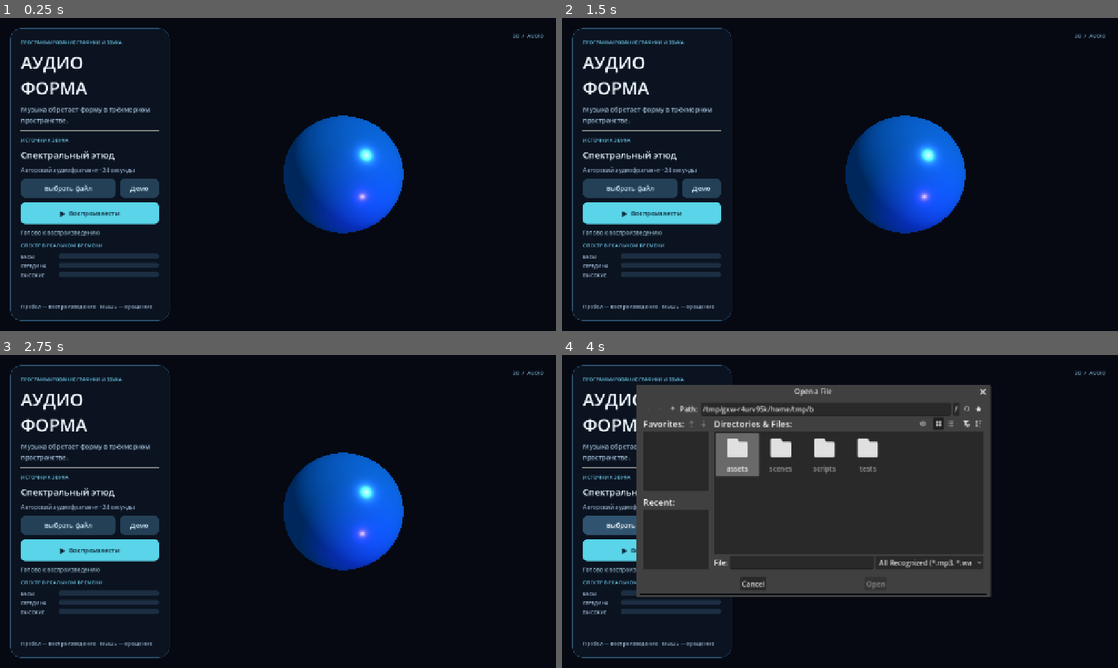
Above: before the commit, frames 1-4 (two rows, left to right).
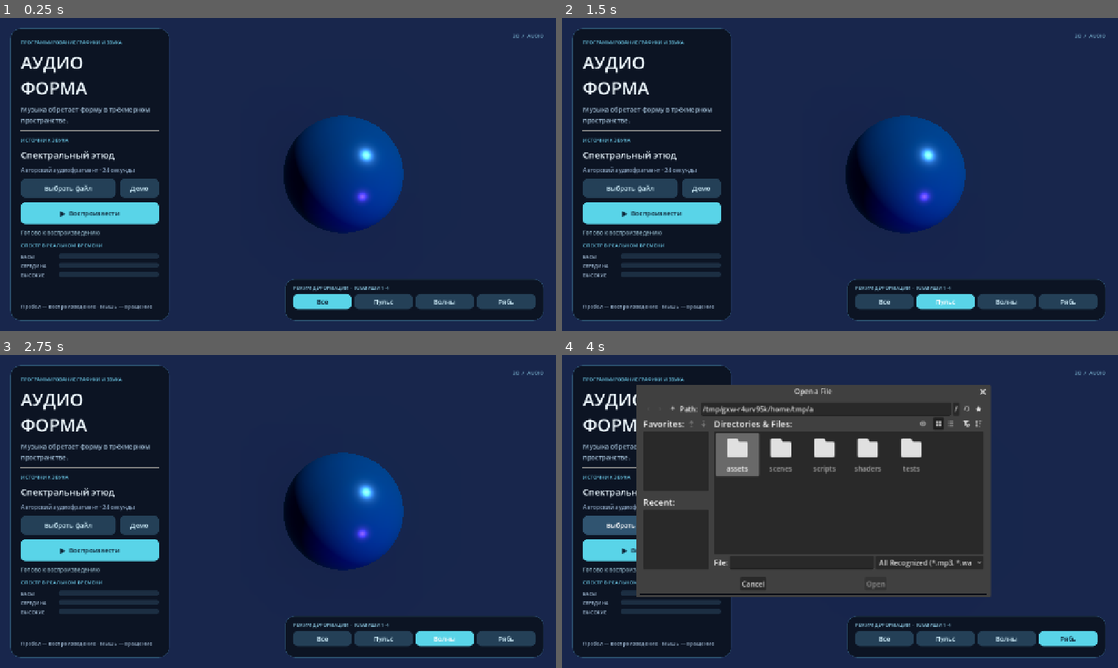
Above: after the commit, the same moments.

Repository: PavelLeon1/Audioforma
Game: Godot game, scene res://scenes/main.tscn
The game is run twice, just before and just after one commit, with the same random seed, the same clock (stepped at 60 frames per second) and the same inputs. Sound files missing from this copy of the repository are replaced by a short silence.
Inputs (mouse positions are in pixels of both pictures, inside the frame that each line leads up to):
- Up to frame 1 (0.25 s): no input
- Up to frame 2 (1.5 s): click (884, 302) at 0.5 s, where only the run after the commit has a clickable "Все"; click (945, 302) at 1.25 s, where only the run after the commit has a clickable "Пульс"
- Up to frame 3 (2.75 s): click (444, 639) at 2 s, where only the run after the commit has a clickable "Волны"
- Up to frame 4 (4 s): click (1067, 639) at 2.75 s, where only the run after the commit has a clickable "Рябь"; click "Выбрать файл" at 3.5 s

The runs differ from the first frame. In frame 1, 70% of the frame differs, in the area x 0-100%, y 0-100%; in frame 2, 70%; in frame 3, 70%; in frame 4, 38%.

Commit message:
feat: добавить шейдерные режимы визуализации

Diff:
--- a/scenes/main.tscn
+++ b/scenes/main.tscn
@@ -1,8 +1,9 @@
-[gd_scene load_steps=6 format=3]
+[gd_scene load_steps=7 format=3]
 
 [ext_resource type="Script" path="res://scripts/main.gd" id="1_main"]
 [ext_resource type="AudioStream" path="res://assets/audio/demo.wav" id="2_demo"]
 [ext_resource type="Script" path="res://scripts/audio_controller.gd" id="3_audio"]
+[ext_resource type="Shader" path="res://shaders/orb.gdshader" id="4_orb_shader"]
 
 [sub_resource type="SphereMesh" id="SphereMesh_orb"]
 radius = 1.42
@@ -10,13 +11,15 @@
 radial_segments = 96
 rings = 64
 
-[sub_resource type="StandardMaterial3D" id="StandardMaterial3D_orb"]
-albedo_color = Color(0.13, 0.46, 0.8, 1)
-metallic = 0.36
-roughness = 0.25
-emission_enabled = true
-emission = Color(0.02, 0.2, 0.45, 1)
-emission_energy_multiplier = 0.8
+[sub_resource type="ShaderMaterial" id="ShaderMaterial_orb"]
+shader = ExtResource("4_orb_shader")
+
+[sub_resource type="Environment" id="Environment_glow"]
+background_mode = 1
+background_color = Color(0.024, 0.035, 0.069, 1)
+glow_enabled = true
+glow_intensity = 0.8
+glow_bloom = 0.14
 
 [node name="Main" type="Node3D"]
 script = ExtResource("1_main")
@@ -24,7 +27,10 @@
 [node name="Orb" type="MeshInstance3D" parent="."]
 position = Vector3(1.55, 0, 0)
 mesh = SubResource("SphereMesh_orb")
-surface_material_override/0 = SubResource("StandardMaterial3D_orb")
+surface_material_override/0 = SubResource("ShaderMaterial_orb")
+
+[node name="WorldEnvironment" type="WorldEnvironment" parent="."]
+environment = SubResource("Environment_glow")
 
 [node name="Camera3D" type="Camera3D" parent="."]
 position = Vector3(0, 0, 7)
@@ -34,12 +40,12 @@
 [node name="KeyLight" type="DirectionalLight3D" parent="."]
 rotation = Vector3(-0.55, 0.7, 0)
 light_color = Color(0.48, 0.82, 1, 1)
-light_energy = 1.5
+light_energy = 1.1
 
 [node name="FillLight" type="OmniLight3D" parent="."]
 position = Vector3(2.7, -1.8, 2.8)
 light_color = Color(0.54, 0.26, 1, 1)
-light_energy = 3.0
+light_energy = 1.4
 omni_range = 8.0
 
 [node name="AudioPlayer" type="AudioStreamPlayer" parent="."]
--- a/scripts/audio_controller.gd
+++ b/scripts/audio_controller.gd
@@ -16,6 +16,7 @@
 var _bus_index := -1
 var _analyzer: AudioEffectSpectrumAnalyzerInstance
 var _spectrum := Vector3.ZERO
+var _level := 0.0
 
 
 func _ready() -> void:
@@ -86,6 +87,16 @@
 	return _spectrum
 
 
+func get_audio_level(delta: float) -> float:
+	var target := 0.0
+	if is_active() and _bus_index >= 0:
+		var left := AudioServer.get_bus_peak_volume_left_db(_bus_index, 0)
+		var right := AudioServer.get_bus_peak_volume_right_db(_bus_index, 0)
+		target = SpectrumMapper.normalize_peak(maxf(left, right))
+	_level = SpectrumMapper.smooth_level(_level, target, delta)
+	return _level
+
+
 func _read_band(from_hz: float, to_hz: float) -> float:
 	var stereo := _analyzer.get_magnitude_for_frequency_range(
 		from_hz, to_hz, AudioEffectSpectrumAnalyzerInstance.MAGNITUDE_MAX
@@ -118,6 +129,7 @@
 	var seconds := roundi(stream.get_length())
 	source_description = "%s · %d с" % [format, seconds]
 	_spectrum = Vector3.ZERO
+	_level = 0.0
 	if autoplay:
 		player.play()
 	source_changed.emit()
--- a/scripts/main.gd
+++ b/scripts/main.gd
@@ -2,6 +2,7 @@
 
 @onready var orb: MeshInstance3D = $Orb
 @onready var audio_controller: AudioController = $AudioController
+@onready var orb_material: ShaderMaterial = orb.get_surface_override_material(0) as ShaderMaterial
 
 var play_button: Button
 var playback_label: Label
@@ -9,11 +10,15 @@
 var source_description_label: Label
 var file_dialog: FileDialog
 var spectrum_bars: Array[ProgressBar] = []
+var mode_buttons: Array[Button] = []
 var dragging := false
+var motion_time := 0.0
+var deformation_mode := 0
 
 
 func _ready() -> void:
 	_create_interface()
+	_set_mode(0)
 	audio_controller.playback_changed.connect(_update_playback_interface)
 	audio_controller.source_changed.connect(_update_source_interface)
 	_update_source_interface()
@@ -24,8 +29,28 @@
 	if not dragging:
 		orb.rotate_y(delta * 0.12)
 	var bands := audio_controller.get_spectrum_analysis(delta)
+	var level := audio_controller.get_audio_level(delta)
+	motion_time += delta
+	_apply_audio_state(bands, level)
 	for index in range(3):
 		spectrum_bars[index].value = bands[index] * 100.0
+
+
+func _apply_audio_state(bands: Vector3, level: float) -> void:
+	orb_material.set_shader_parameter("bass", bands.x)
+	orb_material.set_shader_parameter("mid", bands.y)
+	orb_material.set_shader_parameter("high", bands.z)
+	orb_material.set_shader_parameter("level", level)
+	orb_material.set_shader_parameter("motion_time", motion_time)
+
+
+func _set_mode(index: int) -> void:
+	if index < 0 or index > 3:
+		return
+	deformation_mode = index
+	orb_material.set_shader_parameter("deformation_mode", index)
+	for button_index in range(mode_buttons.size()):
+		mode_buttons[button_index].button_pressed = button_index == index
 
 
 func _unhandled_input(event: InputEvent) -> void:
@@ -41,6 +66,8 @@
 		var key := event as InputEventKey
 		if key.pressed and not key.echo and key.keycode == KEY_SPACE:
 			audio_controller.toggle_playback()
+		elif key.pressed and not key.echo and key.keycode >= KEY_1 and key.keycode <= KEY_4:
+			_set_mode(key.keycode - KEY_1)
 
 
 func _create_interface() -> void:
@@ -123,6 +150,43 @@
 	corner.offset_right = -28.0
 	corner.offset_top = 32.0
 	corner.offset_bottom = 60.0
+
+	var mode_panel := PanelContainer.new()
+	screen.add_child(mode_panel)
+	mode_panel.anchor_left = 1.0
+	mode_panel.anchor_right = 1.0
+	mode_panel.anchor_top = 1.0
+	mode_panel.anchor_bottom = 1.0
+	mode_panel.offset_left = -624.0
+	mode_panel.offset_right = -28.0
+	mode_panel.offset_top = -120.0
+	mode_panel.offset_bottom = -24.0
+	mode_panel.add_theme_stylebox_override("panel", _panel_style())
+	var mode_padding := MarginContainer.new()
+	mode_padding.add_theme_constant_override("margin_left", 18)
+	mode_padding.add_theme_constant_override("margin_right", 18)
+	mode_padding.add_theme_constant_override("margin_top", 12)
+	mode_padding.add_theme_constant_override("margin_bottom", 12)
+	mode_panel.add_child(mode_padding)
+	var mode_column := VBoxContainer.new()
+	mode_column.add_theme_constant_override("separation", 6)
+	mode_padding.add_child(mode_column)
+	mode_column.add_child(_label("РЕЖИМ ДЕФОРМАЦИИ  ·  КЛАВИШИ 1–4", 11, Color(0.54, 0.77, 0.87)))
+	var mode_row := HBoxContainer.new()
+	mode_row.add_theme_constant_override("separation", 7)
+	mode_column.add_child(mode_row)
+	var mode_group := ButtonGroup.new()
+	for index in range(4):
+		var mode_button := _button(["Все", "Пульс", "Волны", "Рябь"][index], false)
+		mode_button.toggle_mode = true
+		mode_button.button_group = mode_group
+		mode_button.size_flags_horizontal = Control.SIZE_EXPAND_FILL
+		mode_button.custom_minimum_size.y = 35.0
+		mode_button.add_theme_stylebox_override("pressed", _button_style(Color(0.35, 0.83, 0.91)))
+		mode_button.add_theme_color_override("font_pressed_color", Color(0.04, 0.12, 0.19))
+		mode_button.pressed.connect(_set_mode.bind(index))
+		mode_row.add_child(mode_button)
+		mode_buttons.append(mode_button)
 
 	file_dialog = FileDialog.new()
 	file_dialog.title = "Выберите аудиофайл"
--- a/scripts/spectrum_mapper.gd
+++ b/scripts/spectrum_mapper.gd
@@ -21,6 +21,14 @@
 	)
 
 
+static func normalize_peak(decibels: float) -> float:
+	return clampf((decibels + 60.0) / 54.0, 0.0, 1.0)
+
+
+static func smooth_level(current: float, target: float, delta: float) -> float:
+	return _smooth_channel(current, target, delta)
+
+
 static func _smooth_channel(current: float, target: float, delta: float) -> float:
 	var duration := ATTACK_SECONDS if target > current else RELEASE_SECONDS
 	var weight := 1.0 - exp(-maxf(delta, 0.0) / duration)
--- /dev/null
+++ b/shaders/orb.gdshader
@@ -0,0 +1,51 @@
+shader_type spatial;
+render_mode cull_back, diffuse_burley, specular_schlick_ggx;
+
+uniform float bass : hint_range(0.0, 1.0) = 0.0;
+uniform float mid : hint_range(0.0, 1.0) = 0.0;
+uniform float high : hint_range(0.0, 1.0) = 0.0;
+uniform float level : hint_range(0.0, 1.0) = 0.0;
+uniform int deformation_mode : hint_range(0, 3) = 0;
+uniform float motion_time = 0.0;
+
+varying float wave_light;
+varying float ripple_light;
+
+void vertex() {
+	vec3 point = VERTEX;
+	vec3 direction = normalize(NORMAL);
+	float angle = atan(point.z, point.x);
+	float pulse = bass * 0.34;
+	float wave = sin(point.y * 5.5 + angle * 3.0 - motion_time * 4.0);
+	float ripple = sin(point.x * 23.0 + motion_time * 15.0)
+		* sin(point.y * 23.0 - motion_time * 13.0);
+	float offset = 0.0;
+
+	if (deformation_mode == 0 || deformation_mode == 1) {
+		offset += pulse;
+	}
+	if (deformation_mode == 0 || deformation_mode == 2) {
+		offset += mid * wave * 0.23;
+	}
+	if (deformation_mode == 0 || deformation_mode == 3) {
+		offset += high * ripple * 0.095;
+	}
+
+	VERTEX += direction * offset;
+	wave_light = wave * mid;
+	ripple_light = ripple * high;
+}
+
+void fragment() {
+	vec3 quiet_color = vec3(0.045, 0.33, 0.58);
+	vec3 active_color = vec3(0.55, 0.09, 0.25);
+	vec3 surface_color = mix(quiet_color, active_color, smoothstep(0.07, 0.92, level));
+	float pattern = max(wave_light, 0.0) * 0.23 + max(ripple_light, 0.0) * 0.13;
+	float rim = pow(1.0 - max(dot(normalize(NORMAL), normalize(VIEW)), 0.0), 2.6);
+
+	ALBEDO = surface_color + vec3(pattern * 0.18, pattern * 0.42, pattern * 0.56);
+	METALLIC = 0.23;
+	ROUGHNESS = 0.27;
+	EMISSION = surface_color * (0.12 + level * 0.85 + pattern * 0.4)
+		+ mix(vec3(0.06, 0.3, 0.5), vec3(0.8, 0.13, 0.38), level) * rim * (0.2 + level * 0.8);
+}
--- a/tests/test_audio_analysis.gd
+++ b/tests/test_audio_analysis.gd
@@ -24,10 +24,15 @@
 			_fail("Не удалось загрузить %s: %s" % [path, controller.last_error])
 			return
 		var levels := Vector3.ZERO
+		var volume := 0.0
 		for frame in range(20):
 			await create_timer(0.04).timeout
 			levels = controller.get_spectrum_analysis(0.04)
+			volume = controller.get_audio_level(0.04)
 		print("TONE %d Hz: %.3f %.3f %.3f" % [entry.hz, levels.x, levels.y, levels.z])
+		if volume < 0.2:
+			_fail("Сигнал %d Гц не изменил общую громкость" % entry.hz)
+			return
 		var selected: float = levels[entry.band]
 		var other_a: float = levels[(entry.band + 1) % 3]
 		var other_b: float = levels[(entry.band + 2) % 3]
@@ -38,6 +43,13 @@
 			controller.toggle_playback()
 			if controller.is_active():
 				_fail("Пауза должна останавливать анализ и воспроизведение")
+				return
+			var paused_volume := volume
+			for frame in range(10):
+				await create_timer(0.04).timeout
+				paused_volume = controller.get_audio_level(0.04)
+			if paused_volume >= volume * 0.4:
+				_fail("При паузе свечение должно затухать")
 				return
 			controller.toggle_playback()
 			if not controller.is_active():
@@ -71,7 +83,7 @@
 		_fail("Не удалось вернуться к демофрагменту")
 		return
 
-	print("PASS: загрузка WAV/MP3/OGG и разделение трёх диапазонов")
+	print("PASS: загрузка WAV/MP3/OGG, спектр и общая громкость")
 	player.stop()
 	holder.queue_free()
 	await create_timer(0.3).timeout
--- a/tests/test_spectrum_mapper.gd
+++ b/tests/test_spectrum_mapper.gd
@@ -25,8 +25,14 @@
 	if attack.x <= 1.0 - release.x:
 		_fail("Атака должна быть быстрее спада")
 		return
+	if Mapper.normalize_peak(-60.0) != 0.0 or Mapper.normalize_peak(-6.0) != 1.0:
+		_fail("Пиковая громкость должна ограничиваться диапазоном 0–1")
+		return
+	if Mapper.normalize_peak(-30.0) <= Mapper.normalize_peak(-40.0):
+		_fail("Рост громкости должен увеличивать яркость")
+		return
 
-	print("PASS: нормализация и сглаживание спектра")
+	print("PASS: нормализация и сглаживание спектра и громкости")
 	quit(0)
 
 
--- /dev/null
+++ b/tests/test_visualizer.gd
@@ -0,0 +1,48 @@
+extends SceneTree
+
+const MAIN_SCENE = preload("res://scenes/main.tscn")
+
+
+func _initialize() -> void:
+	call_deferred("_run")
+
+
+func _run() -> void:
+	var scene := MAIN_SCENE.instantiate()
+	root.add_child(scene)
+	await process_frame
+	var material := (scene.get_node("Orb") as MeshInstance3D).get_surface_override_material(0) as ShaderMaterial
+	if material == null or material.shader == null:
+		_fail("У сферы отсутствует кодовый пространственный шейдер")
+		return
+	if material.shader.code.find("void vertex()") < 0 or material.shader.code.find("void fragment()") < 0:
+		_fail("Шейдер должен содержать вершинную и фрагментную части")
+		return
+	if not (scene.get_node("WorldEnvironment") as WorldEnvironment).environment.glow_enabled:
+		_fail("Свечение сцены не включено")
+		return
+
+	scene._apply_audio_state(Vector3(0.4, 0.6, 0.8), 0.7)
+	for parameter in [{"name": "bass", "value": 0.4}, {"name": "mid", "value": 0.6}, {"name": "high", "value": 0.8}, {"name": "level", "value": 0.7}]:
+		if not is_equal_approx(material.get_shader_parameter(parameter.name), parameter.value):
+			_fail("Параметр %s не передан в шейдер" % parameter.name)
+			return
+
+	for index in range(4):
+		scene._set_mode(index)
+		if material.get_shader_parameter("deformation_mode") != index or not scene.mode_buttons[index].button_pressed:
+			_fail("Режим %d не выбран в шейдере и интерфейсе" % index)
+			return
+
+	print("PASS: шейдер получает спектр, громкость и четыре режима")
+	scene.queue_free()
+	await process_frame
+	var bus_index := AudioServer.get_bus_index("Audio Analysis")
+	if bus_index >= 0:
+		AudioServer.remove_bus(bus_index)
+	quit(0)
+
+
+func _fail(message: String) -> void:
+	push_error(message)
+	quit(1)
Not shown, added: shaders/orb.gdshader.uid
Not shown, added: tests/test_visualizer.gd.uid
Not shown, changed: README.md
Not shown, changed: tools/test.ps1
